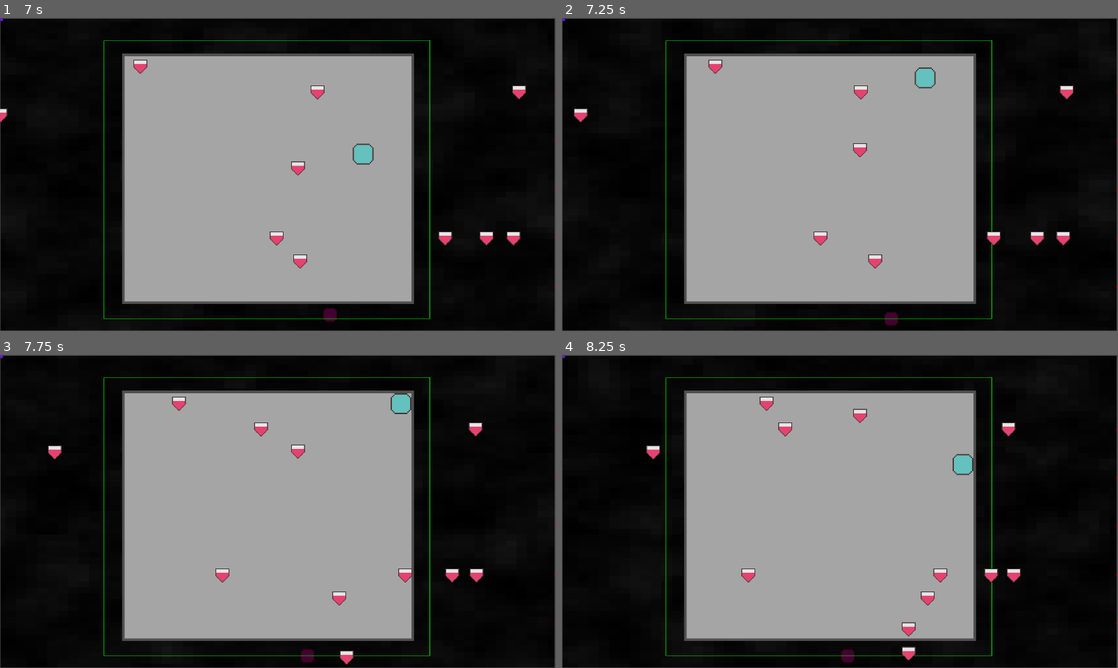
Above: before the commit, frames 1-4 (two rows, left to right).
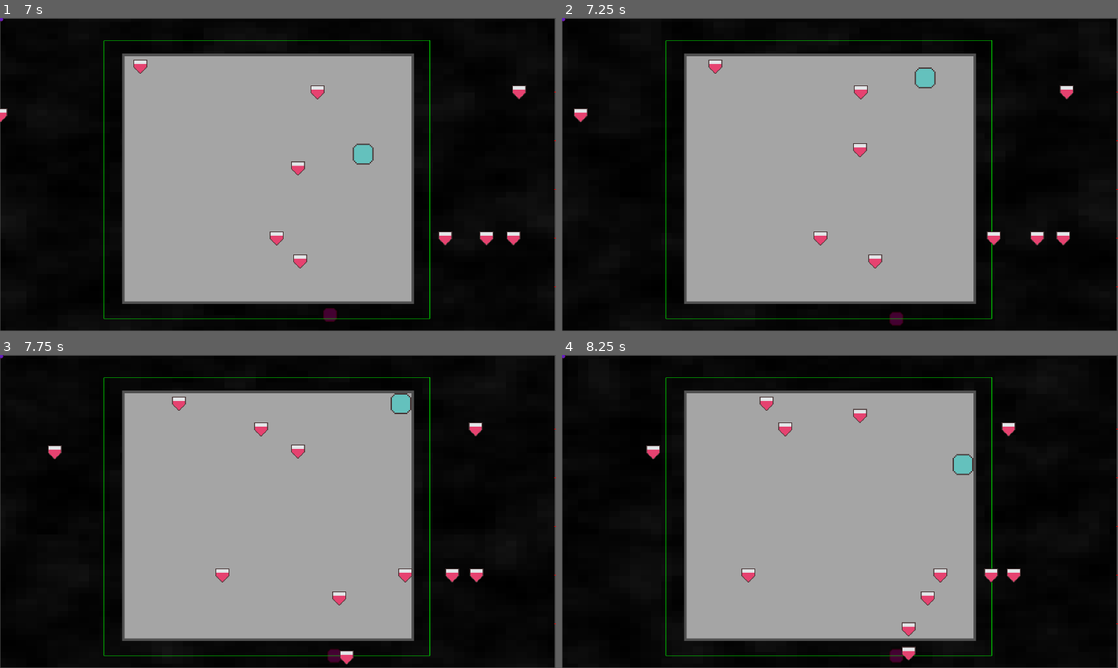
Above: after the commit, the same moments.

Repository: NathanPip/only-one
Game: Godot game, scene res://scenes/game.tscn
Same seed, same stepped clock (60 frames per second), same inputs: the game is played once before the commit and once after it. The engine's default icon, where the game draws it, is replaced by a stand-in: a white triangle on a blue panel in a dark square.
Inputs:
- Up to frame 1 (7 s): hold D (move_right) 0.53-1.28 s; hold Space (action) 0.53-1.28 s; hold S (move_down) 1.28-2.03 s; tap Space (action) every 1.5 s from 1.35 to 5.85 s; hold D (move_right) 2.03-2.78 s; hold Space (action) 2.03-2.78 s; hold W (move_up) 2.78-3.53 s; hold Space (action) 3.53-4.28 s; hold A (move_left) 3.53-5.03 s; hold S (move_down) 5.03-5.78 s; hold Space (action) 5.03-5.78 s; hold D (move_right) 5.78-6.53 s; hold W (move_up) from 6.53 s (still down); hold Space (action) from 6.53 s (still down)
- Up to frame 2 (7.25 s): keep holding W (move_up); keep holding Space (action)
- Up to frame 3 (7.75 s): release W (move_up) at 7.28 s; release Space (action) at 7.28 s; hold D (move_right) from 7.28 s (still down); tap Space (action) at 7.35 s
- Up to frame 4 (8.25 s): release D (move_right) at 8.03 s; hold S (move_down) from 8.03 s (still down); hold Space (action) from 8.03 s (still down)

Frame 1 is identical in both runs. In frame 2, less than 0.1% of the frame differs, in the area x 58-62%, y 94-99%; in frame 3, 0.2%; in frame 4, 0.2%, in the area x 50-62%, y 94-99%.

Commit message:
basic ex attack and loop

Diff:
--- a/scenes/ex.tscn
+++ b/scenes/ex.tscn
@@ -5,8 +5,12 @@
 
 [node name="Ex" type="Node2D"]
 script = ExtResource("2_ro54v")
+basic_attack_fire_rate = 4.0
 
 [node name="Ex_sprite" type="Sprite2D" parent="."]
 modulate = Color(0.672242, 0.00597603, 0.260212, 1)
 scale = Vector2(2, 2)
 texture = ExtResource("1_8ss4t")
+
+[node name="Timer" type="Timer" parent="."]
+one_shot = true
--- /dev/null
+++ b/scenes/ex_basic_projectile.tscn
@@ -0,0 +1,11 @@
+[gd_scene load_steps=3 format=3 uid="uid://dgnyh41rryk42"]
+
+[ext_resource type="Texture2D" uid="uid://cwrb7d4i5mynp" path="res://sprites/spike.png" id="1_clitu"]
+[ext_resource type="Script" uid="uid://5l6dm8m5vrn4" path="res://scripts/ex_basic_projectile.gd" id="2_clitu"]
+
+[node name="Ex_Basic_Projectile" type="Sprite2D"]
+modulate = Color(0, 0, 1, 1)
+texture_filter = 1
+texture = ExtResource("1_clitu")
+script = ExtResource("2_clitu")
+metadata/_custom_type_script = "uid://bmrhs6t42hu6d"
--- a/scripts/ex.gd
+++ b/scripts/ex.gd
@@ -1,12 +1,21 @@
 class_name Ex
 extends Node2D
 
+enum ExState {ATTACKING, TRAVELING, WAITING}
+enum Attacks {BASIC}
+@export var current_attack: Attacks = Attacks.BASIC
+@export var current_state: ExState = ExState.TRAVELING
 @export var border: ExBorder
 @export var speed: float = 100
+@export var waiting_range: Vector2 = Vector2(5, 10)
+@export var attack_range: Vector2 = Vector2(2, 5)
+@export var basic_attack_fire_rate: float = 10
 var attack_point: Vector2 = Vector2(0,0)
-var attacking: bool = false
-var traveling: bool = true
 var game_node: Game
+var player_node: Player
+var timer: Timer
+var current_attack_time: float = 0
+var next_attack_time: float = 0
 
 func pick_point() -> Vector2:
 	var side = randi_range(0,3)
@@ -21,16 +30,46 @@
 		return Vector2(pos.x + randf_range(0, border.size.x), pos.y + border.size.y)
 
 func wait_for_attack():
+	current_state = ExState.WAITING
+	timer.wait_time = randf_range(waiting_range.x, waiting_range.y)
+	timer.start()
 	pass
 
-func choose_attach():
+func on_timer_end():
+	if current_state == ExState.WAITING:
+		current_state = ExState.ATTACKING
+		timer.wait_time = randf_range(attack_range.x, attack_range.y)
+		timer.start()
+	elif current_state == ExState.ATTACKING:
+		attack_point = pick_point()
+		current_state = ExState.TRAVELING
+
+func basic_attack(delta: float):
+	current_attack_time += delta
+	if current_attack_time >= next_attack_time:
+		next_attack_time += 1/basic_attack_fire_rate
+		var proj = game_node.ready_ex_projectiles.pop_front()
+		proj.direction = self.position.direction_to(player_node.position)
+		proj.position = self.position
+		game_node.spawn_projectile(proj)
+	pass
+
+func attack(delta: float):
+	print("attacking")
+	if current_attack == Attacks.BASIC:
+		basic_attack(delta)
+	pass
+
+func choose_attack():
+	var rand = randi_range(0, Attacks.size()-1)
+	current_attack = Attacks.keys()[rand]
 	pass
 
 func travel(delta: float):
 	self.position = self.position.move_toward(attack_point, delta*speed)
 	if self.position.distance_to(attack_point) <= 1:
 		self.position = attack_point
-		attack_point = pick_point()
+		wait_for_attack()
 
 func reset():
 	self.position = pick_point()
@@ -41,12 +80,18 @@
 		print("no ex border assigned")
 		get_tree().quit()
 
+	timer = get_node("Timer")
+	timer.timeout.connect(on_timer_end)
 	game_node = get_tree().get_root().get_node("Node2D").get_node("Game")
+	player_node = game_node.get_node("Player")
 	attack_point = pick_point()
 	Globals.reset_game.connect(reset)
 	pass
 
 func _process(delta: float) -> void:
-	if traveling:
+	print(current_state)
+	if current_state == ExState.TRAVELING:
 		travel(delta)
+	if current_state == ExState.ATTACKING:
+		attack(delta)
 	pass
--- /dev/null
+++ b/scripts/ex_basic_projectile.gd
@@ -0,0 +1,5 @@
+extends Projectile
+
+func _on_impact(player: Player):
+	Globals.health -= 1
+	print(Globals.health)
--- a/scripts/game.gd
+++ b/scripts/game.gd
@@ -5,10 +5,12 @@
 signal on_ready
 
 const projectile_scene = preload("res://scenes/projectile.tscn")
+const ex_projectile_scene = preload("res://scenes/ex_basic_projectile.tscn")
 const invulnerable_powerup_scene = preload("res://scenes/invulnerable_power_up.tscn")
 
 var spawner_groups: Array[SpawnerGroup] = []
 var ready_projectiles: Array[Projectile] = []
+var ready_ex_projectiles: Array[Projectile] = []
 var fired_projectiles: Array[Projectile] = []
 var powerups_map: Dictionary = {}
 
@@ -125,6 +127,7 @@
 
 	Globals.reset_game.connect(reset)
 	instantiate_projectiles(projectile_count, ready_projectiles, projectile_scene)
+	instantiate_projectiles(projectile_count, ready_ex_projectiles, ex_projectile_scene)
 	setup_powerups(power_up_resources)
 
 # Called every frame. 'delta' is the elapsed time since the previous frame.
Not shown, added: scripts/ex_basic_projectile.gd.uid
